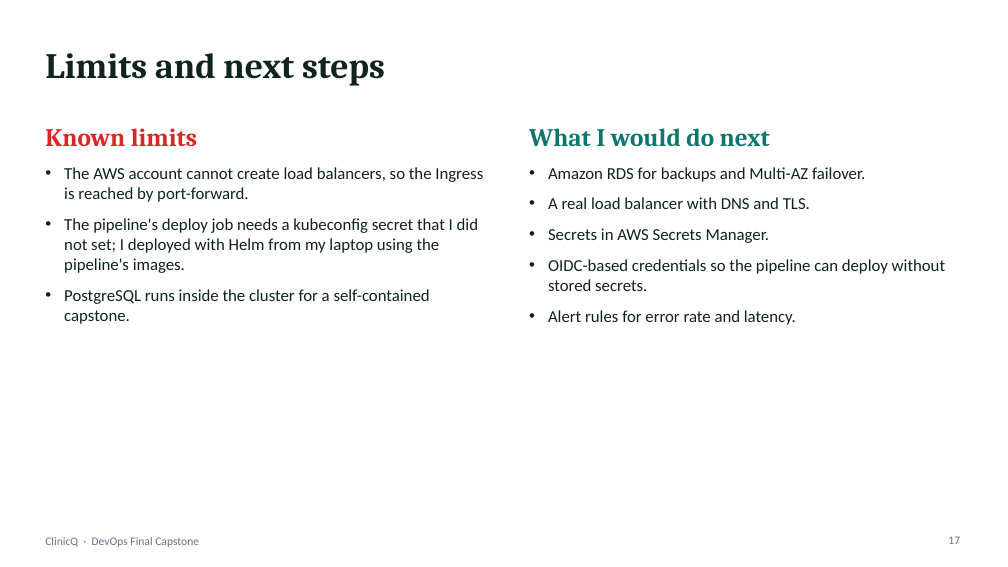
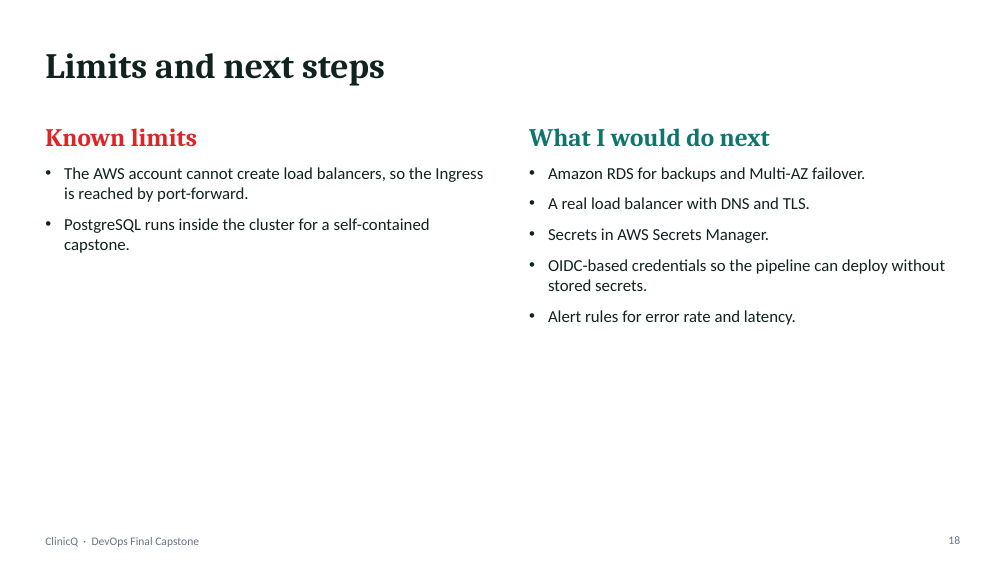
Before and after one commit to Aryan-Bhendarkar/ClinicQ, a slide deck: slide 18 of demo/ClinicQ-DevOps-Capstone.pptx (slide 17 before the commit). Drawn at 1008x567 pixels with LibreOffice and Linux fonts; fonts in the diff are those of the drawing. Boxes give left, top, right and bottom in pixels: in the first picture for what was removed or moved away, otherwise in the second. Text is boxed around its words. In the diff, an @@ line names an element or a change of style, - is before the commit and + after.

```diff
--- a/demo/ClinicQ-DevOps-Capstone.pptx
+++ b/demo/ClinicQ-DevOps-Capstone.pptx
@@ text at <box>64,218,478,273</box>: paragraph removed @@
-• The pipeline's deploy job needs a kubeconfig secret that I did not set; I deployed with Helm from my laptop using the pipeline's images.
@@ page number at <box>948,536,960,544</box>: text changed @@
-17
+18
```
Also in this commit, not shown: 4 other slides changed, 1 slide added, 3 other files.
